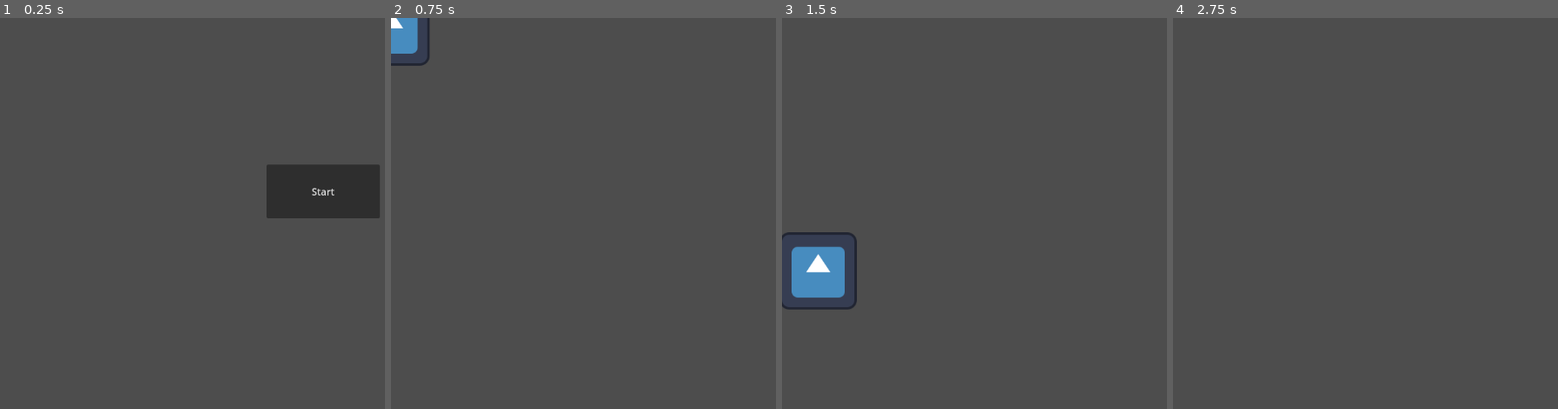
Above: before the commit, frames 1-4 (left to right).
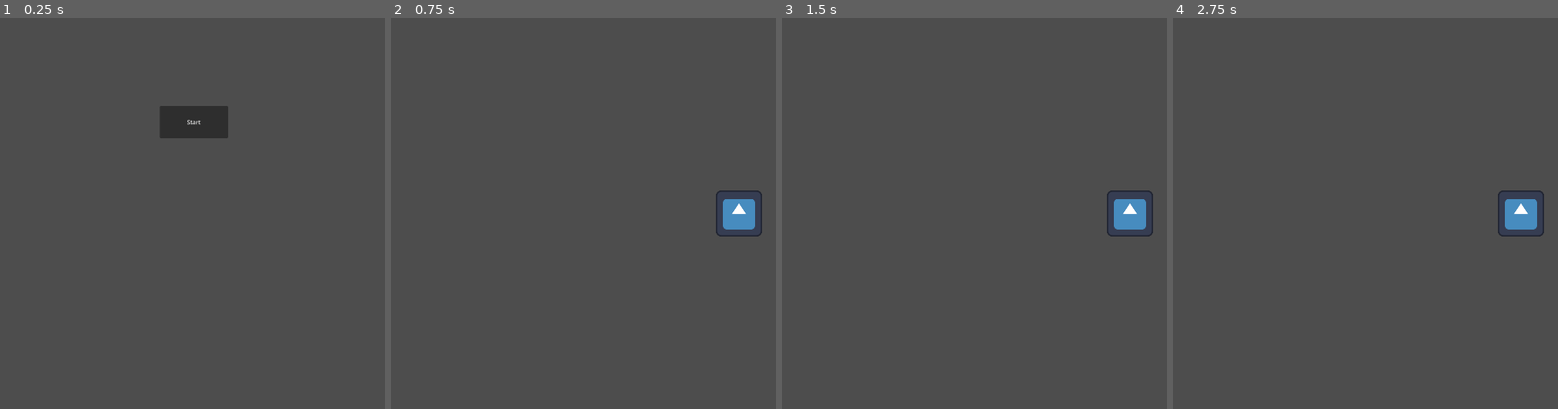
Above: after the commit, the same moments.

Repository: EggsArntMeme/HawkGameJam
Game: Godot game, scene res://Scenes/Levels/MainMenu.tscn
Same seed, same stepped clock (60 frames per second), same inputs: the game is played once before the commit and once after it. The engine's default icon, where the game draws it, is replaced by a stand-in: a white triangle on a blue panel in a dark square.
Inputs:
- Up to frame 1 (0.25 s): no input
- Up to frame 2 (0.75 s): click "Start" at 0.5 s
- Up to frame 3 (1.5 s): tap Enter (ui_accept) at 1.25 s; hold Right (ui_right) from 1.28 s (still down)
- Up to frame 4 (2.75 s): keep holding Right (ui_right); tap Enter (ui_accept) at 1.52, 2.27 s

The runs differ from the first frame. In frame 1, 5.4% of the frame differs, in the area x 41-99%, y 22-52%; in frame 2, 1.6%; in frame 3, 3.1%; in frame 4, 0.8%.

Commit message:
This is wierd

Diff:
--- a/Scenes/Levels/levelOne.tscn
+++ b/Scenes/Levels/levelOne.tscn
@@ -1,10 +1,26 @@
-[gd_scene load_steps=2 format=3 uid="uid://ckpos2myn2whu"]
+[gd_scene load_steps=5 format=3 uid="uid://ckpos2myn2whu"]
 
+[ext_resource type="Texture2D" uid="uid://br51loh170o1t" path="res://icon.svg" id="1_tjnfb"]
 [ext_resource type="PackedScene" uid="uid://b2sw3v2g4lupk" path="res://Scenes/Objects/Player.tscn" id="1_yo5hd"]
+
+[sub_resource type="TileSetAtlasSource" id="TileSetAtlasSource_40k45"]
+texture = ExtResource("1_tjnfb")
+0:0/size_in_atlas = Vector2i(8, 8)
+0:0/0 = 0
+0:0/0/physics_layer_0/linear_velocity = Vector2(0, 0)
+0:0/0/physics_layer_0/angular_velocity = 0.0
+0:0/0/physics_layer_0/polygon_0/points = PackedVector2Array(-8, -8, 8, -8, 8, -5.91534, -8, -6.1802)
+
+[sub_resource type="TileSet" id="TileSet_phn5r"]
+physics_layer_0/collision_layer = 1
+sources/0 = SubResource("TileSetAtlasSource_40k45")
 
 [node name="LevelOne" type="Node2D"]
 
 [node name="TileMap" type="TileMap" parent="."]
+position = Vector2(-175, -289)
+tile_set = SubResource("TileSet_phn5r")
 format = 2
 
 [node name="Player" parent="." instance=ExtResource("1_yo5hd")]
+position = Vector2(17, -125)
--- a/Scenes/Objects/Player.tscn
+++ b/Scenes/Objects/Player.tscn
@@ -13,3 +13,5 @@
 
 [node name="CollisionShape2D" type="CollisionShape2D" parent="."]
 shape = SubResource("RectangleShape2D_jbykw")
+
+[node name="Camera2D" type="Camera2D" parent="."]
--- a/Scripts/PlayerMovement.gd
+++ b/Scripts/PlayerMovement.gd
@@ -7,11 +7,11 @@
 # Get the gravity from the project settings to be synced with RigidBody nodes.
 var gravity = ProjectSettings.get_setting("physics/2d/default_gravity")
 
-
 func _physics_process(delta):
 	# Add the gravity.
 	if not is_on_floor():
 		velocity.y += gravity * delta
+
 
 	# Handle jump.
 	if Input.is_action_just_pressed("ui_accept") and is_on_floor():
--- a/project.godot
+++ b/project.godot
@@ -14,3 +14,10 @@
 run/main_scene="res://Scenes/Levels/MainMenu.tscn"
 config/features=PackedStringArray("4.2", "Forward Plus")
 config/icon="res://icon.svg"
+
+[display]
+
+window/size/viewport_width=1920
+window/size/viewport_height=1080
+window/size/mode=3
+window/size/borderless=true
